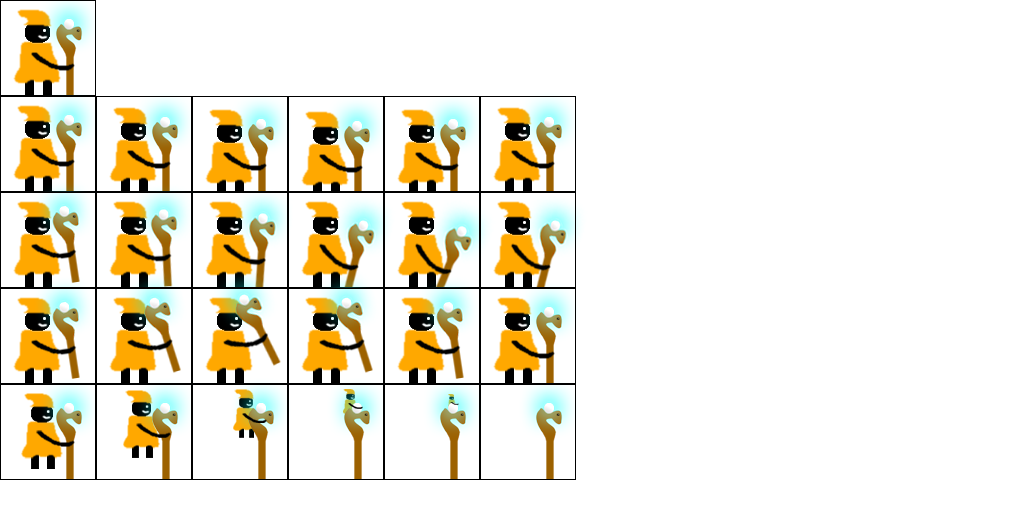
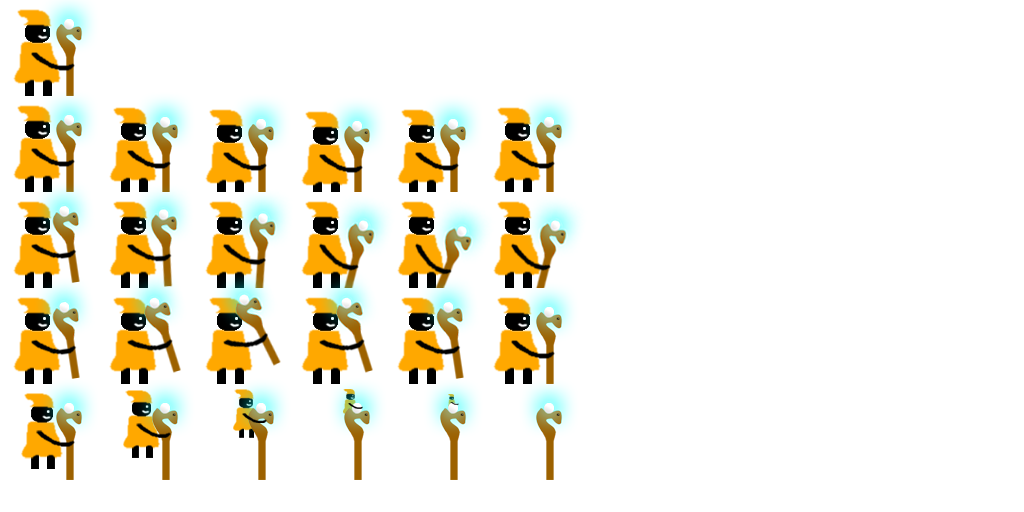
Before/after of a w=1024, h=512 layered artwork. What changed in the layer stack:
hid "Layer 36" over [0, 192, 96, 288]
hid "Layer 43" over [96, 192, 192, 288]
hid "Layer 50" over [192, 192, 288, 288]
hid "Layer 71 copy" over [384, 288, 480, 384]
hid "Layer 71" over [0, 288, 96, 384]
hid "Layer 78 copy" over [288, 288, 384, 384]
hid "Layer 78" over [96, 288, 192, 384]
hid "Layer 85" over [192, 288, 288, 384]
hid "Layer 57 copy" over [480, 192, 576, 288]
hid "Layer 57" over [288, 192, 384, 288]
hid "Layer 64" over [384, 192, 480, 288]
hid "Layer 15 copy" over [480, 96, 576, 192]
hid "Layer 15" over [96, 96, 192, 192]
hid "Layer 22 copy" over [384, 96, 480, 192]
hid "Layer 22" over [192, 96, 288, 192]
hid "Layer 29" over [288, 96, 384, 192]
hid "Layer 8 copy" over [0, 96, 96, 192]
hid "Layer 8 copy 2" over [480, 288, 576, 384]
hid "Layer 99" over [96, 384, 192, 480]
hid "Layer 106" over [192, 384, 288, 480]
hid "Layer 113" over [288, 384, 384, 480]
hid "Layer 120" over [384, 384, 480, 480]
hid "Layer 127" over [480, 384, 576, 480]
hid "Layer 92" over [0, 384, 96, 480]
…and 1 more changes (1 visibility)
